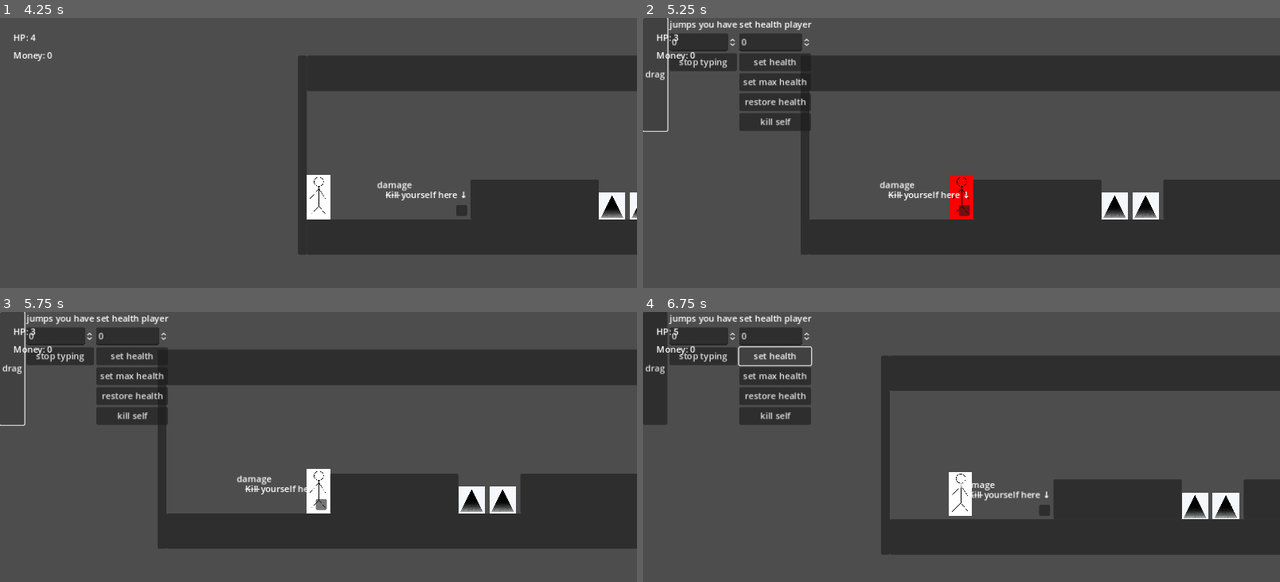
Above: before the commit, frames 1-4 (two rows, left to right).
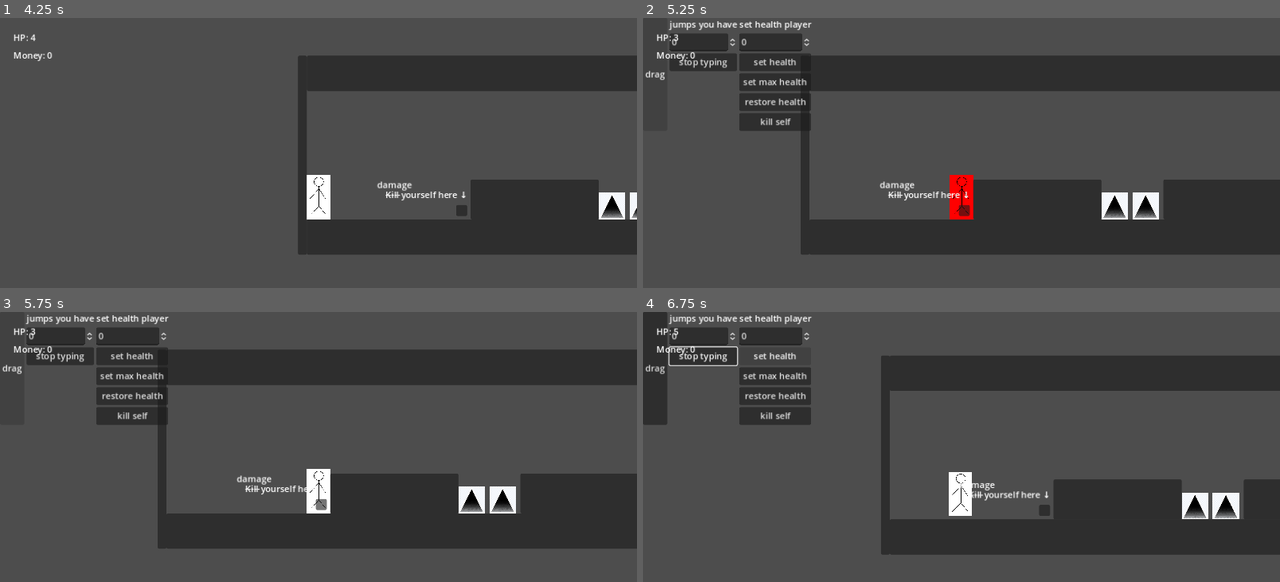
Above: after the commit, the same moments.

Repository: supereason333/platformer
Game: Godot game, scene res://main menu/main_menu.tscn
Same seed, same stepped clock (60 frames per second), same inputs: the game is played once before the commit and once after it.
Inputs (mouse positions are in pixels of both pictures, inside the frame that each line leads up to):
- Up to frame 1 (4.25 s): click "Play" at 0.5 s; tap Enter at 1.25 s; move the mouse to (458, 180) at 1.27 s; hold D (right_key) 1.28-2 s; tap Right (dash_key) at 1.35, 2.85 s; click (458, 180) at 1.42 s; tap Space (jump_key) at 1.52, 2.75 s; drag from (191, 215) to (318, 196) at 2.02 s; move the mouse to (382, 117) at 2.77 s; hold A (left_key) 2.78-3.5 s; click (382, 117) at 2.92 s; drag from (286, 269) to (375, 182) at 3.52 s
- Up to frame 2 (5.25 s): tap Enter at 4.25 s; move the mouse to (1152, 250) at 4.27 s; hold D (right_key) 4.28-5 s; tap Right (dash_key) at 4.35 s; click (1152, 250) at 4.42 s; tap Space (jump_key) at 4.52 s; tap ] (debug_menu_toggle_key) at 4.9 s; click "drag" at 5 s
- Up to frame 3 (5.75 s): no input
- Up to frame 4 (6.75 s): click "stop typing" at 5.75 s; click "set health" at 6.5 s

Frame 1 is identical in both runs. In frame 2, 0.1% of the frame differs, in the area x 0-4%, y 0-43%; in frame 3, 0.1%; in frame 4, 0.3%, in the area x 4-27%, y 12-21%.

Commit message:
draggable debug menu that cannot escape its prision of the window

Diff:
--- a/player/UIs/debug_menu.gd
+++ b/player/UIs/debug_menu.gd
@@ -5,6 +5,7 @@
 var player = get_parent()
 var health_spin_box = 0
 var dragging = false
+var menu_pos_rel_mouse_on_clicked = Vector2(0, 0)
 
 # Called when the node enters the scene tree for the first time.
 func _ready():
@@ -15,8 +16,8 @@
 	if Input.is_action_just_pressed("debug_menu_toggle_key"):
 		self.visible = !self.visible
 	if dragging:
-		# make it move with the mouse
-		print_debug(get_viewport().get_mouse_position())
+		$"HBoxContainer".position.x = clamp(get_viewport().get_mouse_position().x + menu_pos_rel_mouse_on_clicked.x, 0, get_viewport().size.x - $"HBoxContainer".size.x)	# you cant drag it off your screen (i might make a function for it for dragging objects)
+		$"HBoxContainer".position.y = clamp(get_viewport().get_mouse_position().y + menu_pos_rel_mouse_on_clicked.y, 0, get_viewport().size.y - $"HBoxContainer".size.y)	#        ^^^^
 
 func _on_spin_box_value_changed(value):
 	GlobalPlayer.player_jumps = int(value)
@@ -38,6 +39,7 @@
 
 func _on_button_button_down():
 	dragging = true
+	menu_pos_rel_mouse_on_clicked = $"HBoxContainer".position - get_viewport().get_mouse_position()
 
 func _on_button_button_up():
 	dragging = false
--- a/player/UIs/debug_menu.tscn
+++ b/player/UIs/debug_menu.tscn
@@ -6,12 +6,13 @@
 script = ExtResource("1_42ime")
 
 [node name="HBoxContainer" type="HBoxContainer" parent="."]
-anchors_preset = -1
 offset_right = 304.0
 offset_bottom = 201.0
 
 [node name="Button" type="Button" parent="HBoxContainer"]
 layout_mode = 2
+focus_mode = 0
+mouse_default_cursor_shape = 13
 text = "drag"
 
 [node name="jump box container" type="VBoxContainer" parent="HBoxContainer"]
@@ -26,6 +27,7 @@
 
 [node name="Button" type="Button" parent="HBoxContainer/jump box container"]
 layout_mode = 2
+focus_mode = 1
 text = "stop typing"
 
 [node name="health box" type="VBoxContainer" parent="HBoxContainer"]
@@ -40,18 +42,22 @@
 
 [node name="set health" type="Button" parent="HBoxContainer/health box"]
 layout_mode = 2
+focus_mode = 0
 text = "set health"
 
 [node name="set max health" type="Button" parent="HBoxContainer/health box"]
 layout_mode = 2
+focus_mode = 0
 text = "set max health"
 
 [node name="restore health" type="Button" parent="HBoxContainer/health box"]
 layout_mode = 2
+focus_mode = 0
 text = "restore health"
 
 [node name="kill" type="Button" parent="HBoxContainer/health box"]
 layout_mode = 2
+focus_mode = 0
 text = "kill self"
 
 [connection signal="button_down" from="HBoxContainer/Button" to="." method="_on_button_button_down"]
--- a/player/player.gd
+++ b/player/player.gd
@@ -6,6 +6,8 @@
 
 # Theres a lot of varibles but i dont give a fuck
 # not really when i think about it again
+
+var hit_damage = 10
 
 const SPEED = 300.0
 const JUMP_VELOCITY = -400.0
@@ -54,7 +56,8 @@
 	pass
 
 func _process(_delta):
-	pass
+
+	animation()
 
 #***************************************
 #			Physics and movement
@@ -63,7 +66,6 @@
 func _physics_process(delta):
 	if in_controll: movement()
 	add_gravity(delta)
-	animation()
 	move_and_slide()
 
 func movement():
@@ -163,6 +165,10 @@
 	health = GlobalPlayer.player_max_health
 	respawn_to_spawn()
 
+#***********Subsection: attacks********************
+
+# ummmmm attack??? idk this needs code i think
+
 #**************************************************
 #			respawns and shit
 #**************************************************
--- a/player/player.tscn
+++ b/player/player.tscn
@@ -23,6 +23,9 @@
 [sub_resource type="RectangleShape2D" id="RectangleShape2D_fvwyg"]
 size = Vector2(46, 81)
 
+[sub_resource type="RectangleShape2D" id="RectangleShape2D_k6hyi"]
+size = Vector2(80, 64)
+
 [node name="player" type="CharacterBody2D"]
 script = ExtResource("1_f2cj1")
 
@@ -43,6 +46,16 @@
 [node name="CollisionShape2D" type="CollisionShape2D" parent="hit detector"]
 position = Vector2(0, -0.5)
 shape = SubResource("RectangleShape2D_fvwyg")
+
+[node name="attack area" type="Area2D" parent="."]
+
+[node name="attack right" type="CollisionShape2D" parent="attack area"]
+position = Vector2(40, 8)
+shape = SubResource("RectangleShape2D_k6hyi")
+
+[node name="attack left" type="CollisionShape2D" parent="attack area"]
+position = Vector2(-40, 8)
+shape = SubResource("RectangleShape2D_k6hyi")
 
 [node name="timers" type="Node" parent="."]
 
--- a/project.godot
+++ b/project.godot
@@ -71,6 +71,11 @@
 "events": [Object(InputEventKey,"resource_local_to_scene":false,"resource_name":"","device":-1,"window_id":0,"alt_pressed":false,"shift_pressed":false,"ctrl_pressed":false,"meta_pressed":false,"pressed":false,"keycode":0,"physical_keycode":93,"key_label":0,"unicode":93,"echo":false,"script":null)
 ]
 }
+attack={
+"deadzone": 0.5,
+"events": [Object(InputEventKey,"resource_local_to_scene":false,"resource_name":"","device":-1,"window_id":0,"alt_pressed":false,"shift_pressed":false,"ctrl_pressed":false,"meta_pressed":false,"pressed":false,"keycode":0,"physical_keycode":4194319,"key_label":0,"unicode":0,"echo":false,"script":null)
+]
+}
 
 [physics]
 
--- a/testing/world_2.tscn
+++ b/testing/world_2.tscn
@@ -97,7 +97,10 @@
 position = Vector2(128, 576)
 
 [node name="resetpoint2" parent="resetpoints" instance=ExtResource("3_lnirb")]
-position = Vector2(344, 512)
+position = Vector2(352, 512)
+
+[node name="resetpoint3" parent="resetpoints" instance=ExtResource("3_lnirb")]
+position = Vector2(816, 512)
 
 [node name="damagers" type="Node" parent="."]
 
Not shown: 1 places in player/player.tscn that only renumber resources
